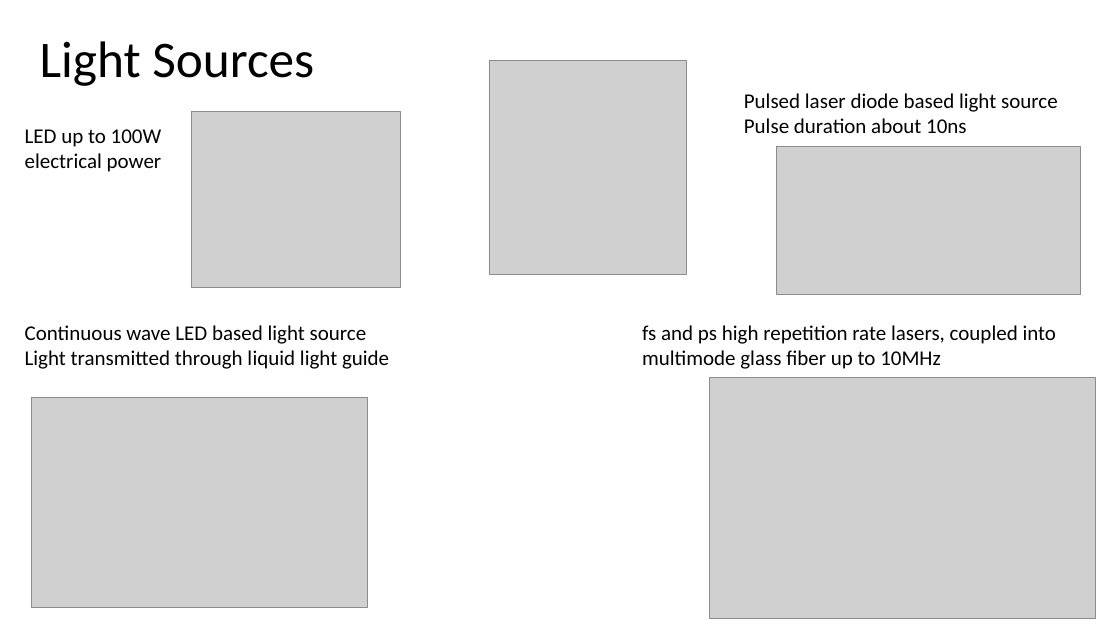
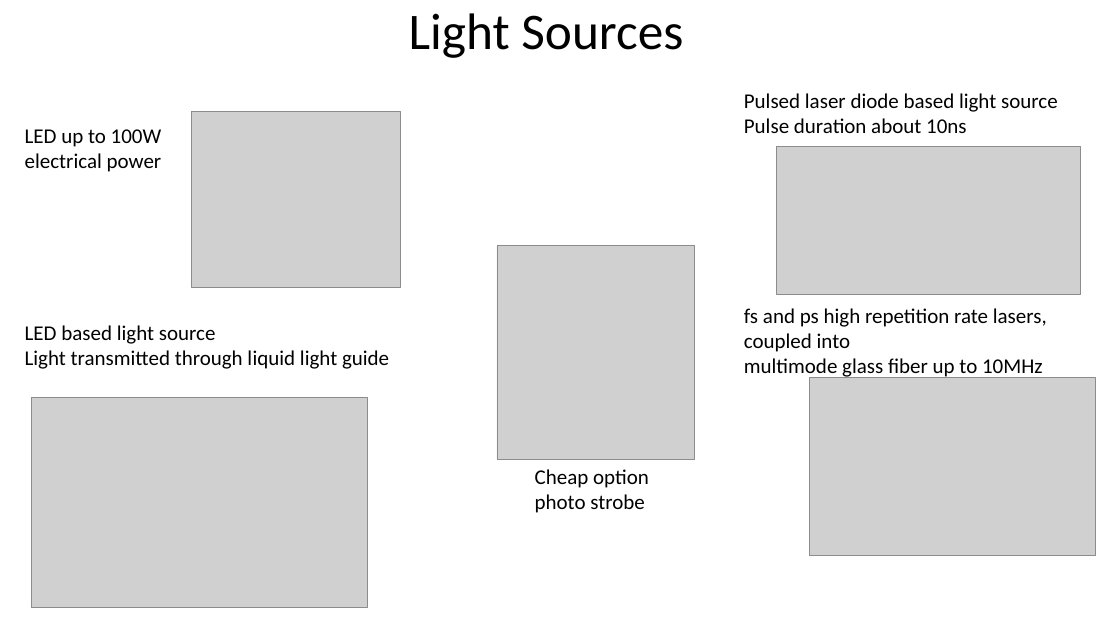
Before and after one commit to cdohl/EAS2024_Ohl, a slide deck: slide 9 of Image processing/introduction.pptx. Drawn at 1120x630 pixels with LibreOffice and Linux fonts; fonts in the diff are those of the drawing; grey boxes stand for pictures. Boxes give left, top, right and bottom in pixels: in the first picture for what was removed or moved away, otherwise in the second. Text is boxed around its words. In the diff, an @@ line names an element or a change of style, - is before the commit and + after.

Commit message:
update

```diff
--- a/Image processing/introduction.pptx
+++ b/Image processing/introduction.pptx
@@ title "Light Sources": place and size @@
-title "Light Sources" at (40,41,314,86)
+title "Light Sources" at (409,13,683,58)
@@ picture: place and size @@
-picture at (489,60,686,274)
+picture at (497,246,695,460)
@@ text "fs and ps high repetition ..." rewrapped from (642,325,1057,369) to (744,308,1047,380) @@
@@ text at (25,325,216,344): text changed @@
-Continuous wave LED based light source
+LED based light source
@@ picture: place and size @@
-picture at (710,377,1096,618)
+picture at (810,377,1096,556)
@@ text added at (535,469,649,513), 18 pt, text #000000 @@
+Cheap option
+photo strobe
```
Also in this commit, not shown: 1 other slide changed, 3 slides added, 2 slides removed.
